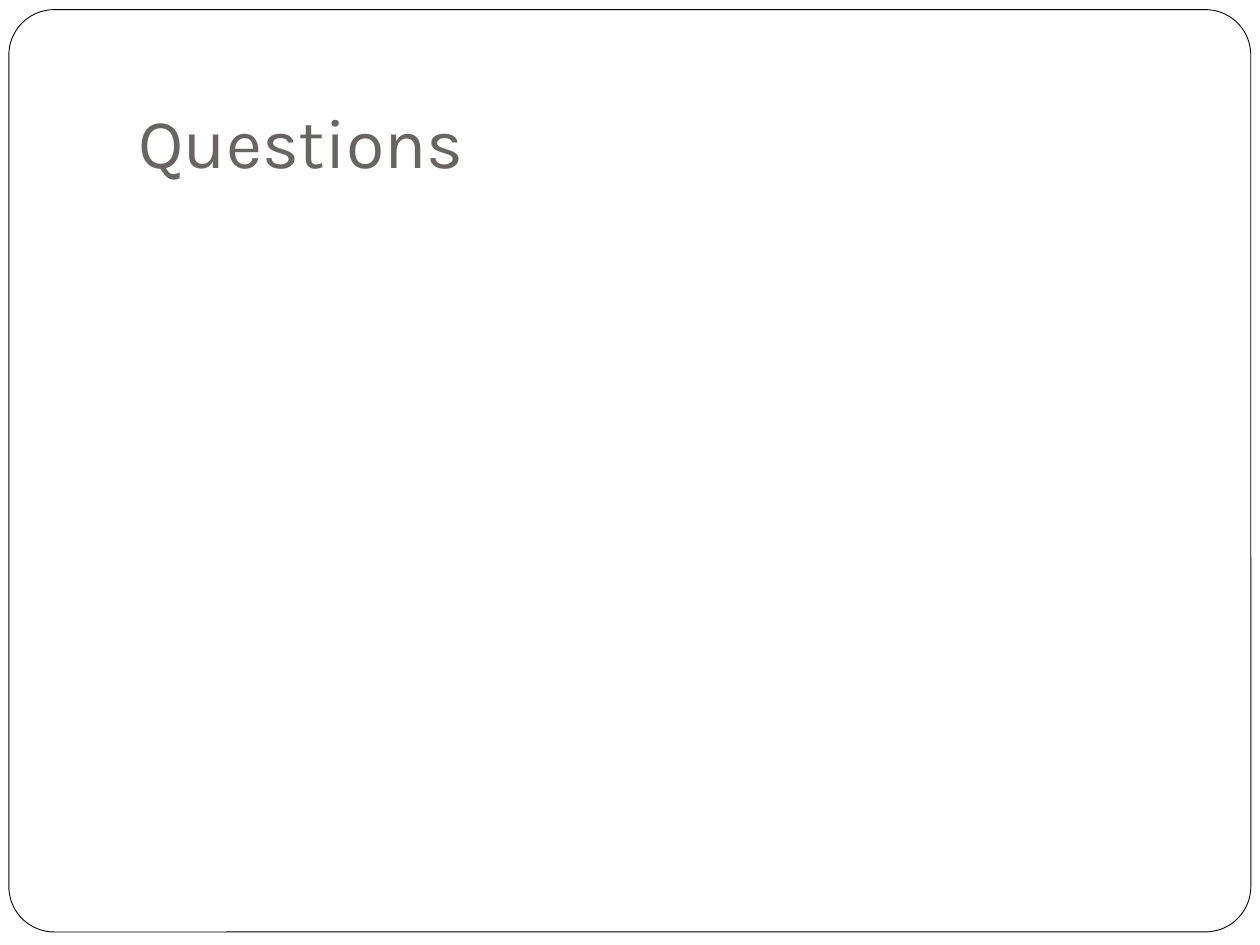
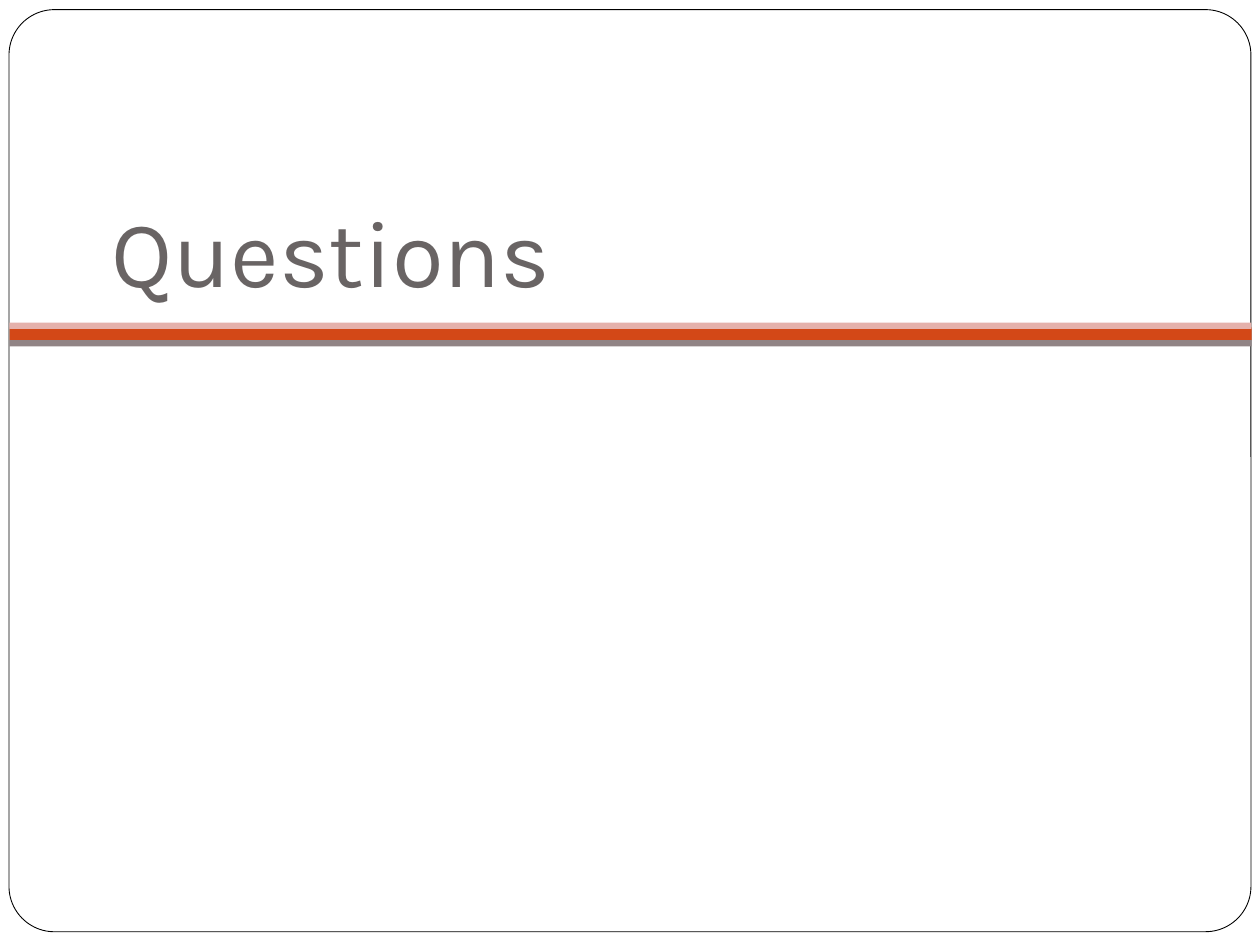
Before and after one commit to jiribrummer/Balanced_network, a slide deck: slide 28 of Final presentation bachelor thesis Jiri Brummer - dynamics of balanced network.pptx (slide 29 before the commit). Drawn at 1260x945 pixels with LibreOffice and Linux fonts; fonts in the diff are those of the drawing; background and template pictures are left out. Boxes give left, top, right and bottom in pixels: in the first picture for what was removed or moved away, otherwise in the second. Text is boxed around its words. In the diff, an @@ line names an element or a change of style, - is before the commit and + after.

```diff
--- a/Final presentation bachelor thesis Jiri Brummer - dynamics of balanced network.pptx
+++ b/Final presentation bachelor thesis Jiri Brummer - dynamics of balanced network.pptx
@@ title "Questions": place and size @@
-title "Questions" at [138, 120, 463, 180]
+title "Questions" at [112, 222, 551, 303]
@@ title "Questions" at [112, 222, 551, 303]: size 40 to 54 pt @@
@@ rectangle added at [10, 328, 1252, 340], fill #D34817 @@
@@ rectangle added at [10, 323, 1252, 329], fill #E6B1AC @@
@@ rectangle added at [9, 340, 1251, 346], fill #918485 @@
```
Also in this commit, not shown: 15 other slides changed, 2 slides added, 11 other files.
